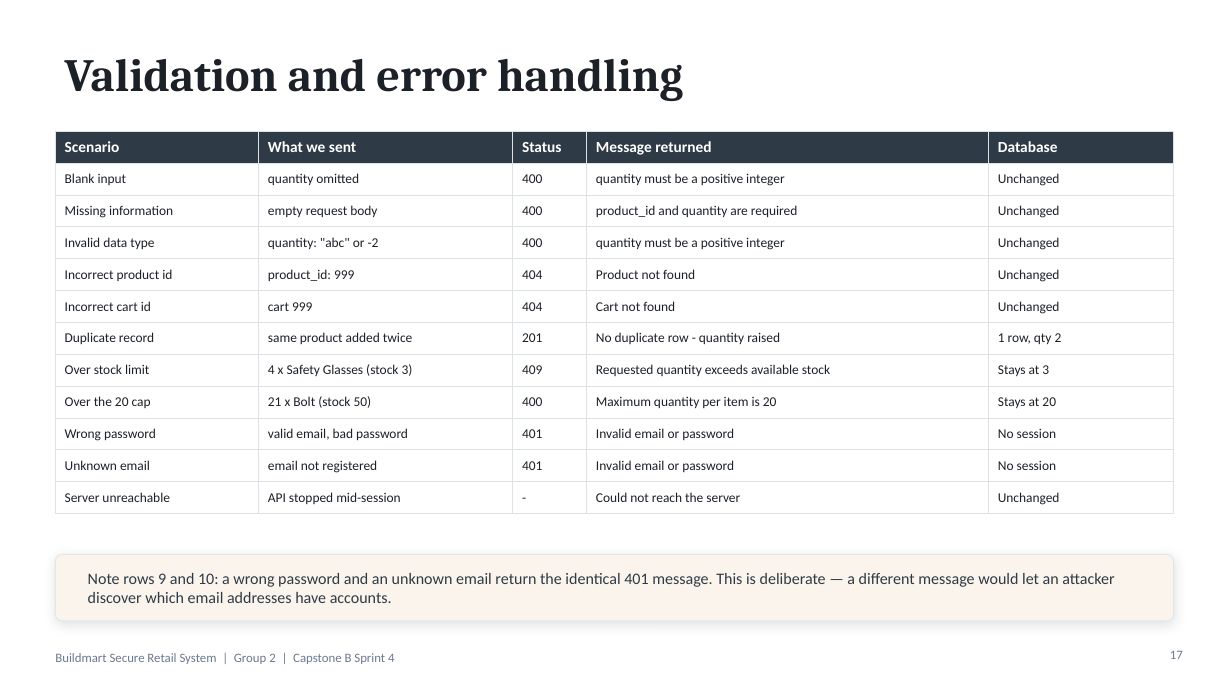
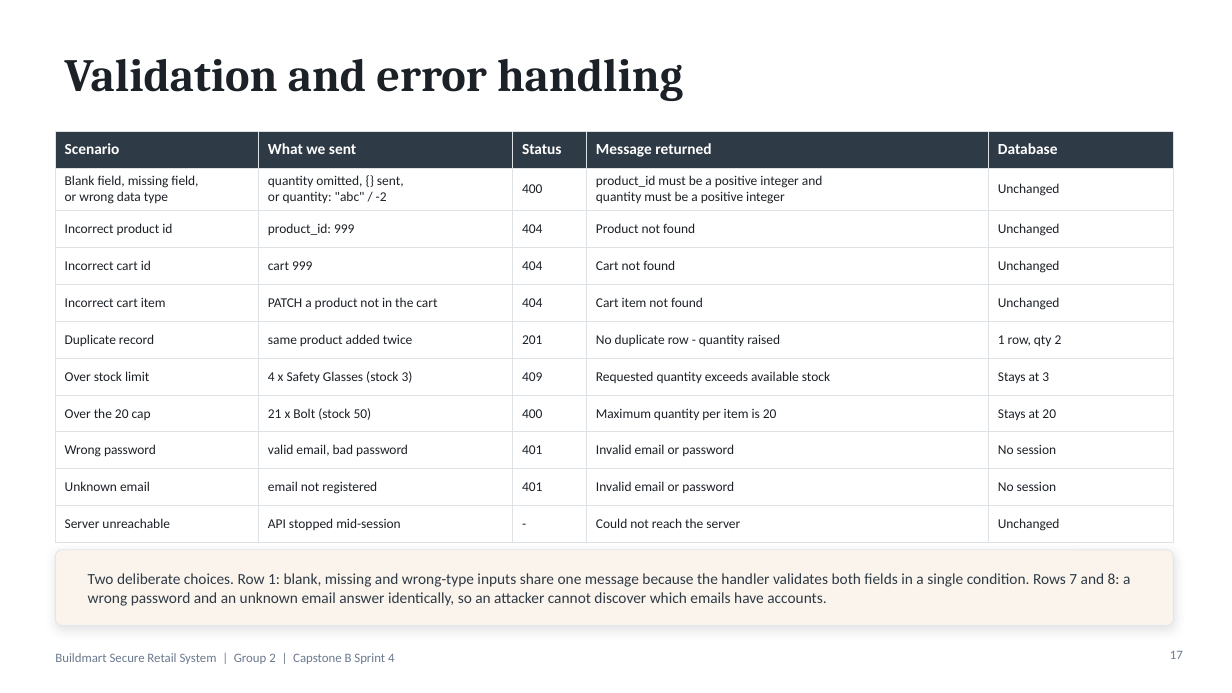
Before and after one commit to CapstoneAB/capstone_A_B, a slide deck: slide 17 of docs/sprint4/presentation/Buildmart-Sprint4-Final-Presentation.pptx. Drawn at 1232x693 pixels with LibreOffice and Linux fonts; fonts in the diff are those of the drawing. Boxes give left, top, right and bottom in pixels: in the first picture for what was removed or moved away, otherwise in the second. Text is boxed around its words. In the diff, an @@ line names an element or a change of style, - is before the commit and + after.

```diff
--- a/docs/sprint4/presentation/Buildmart-Sprint4-Final-Presentation.pptx
+++ b/docs/sprint4/presentation/Buildmart-Sprint4-Final-Presentation.pptx
@@ table at (55,131,1174,535) @@
-row 2: Blank input | quantity omitted | 400 | quantity must be a positive integer | Unchanged
-row 3: Missing information | empty request body | 400 | product_id and quantity are required | Unchanged
-row 4: Invalid data type | quantity: "abc" or -2 | 400 | quantity must be a positive integer | Unchanged
+row 2: Blank field, missing field, / or wrong data type | quantity omitted, {} sent, / or quantity: "abc" / -2 | 400 | product_id must be a positive integer and / quantity must be a positive integer | Unchanged
+row 5: Incorrect cart item | PATCH a product not in the cart | 404 | Cart item not found | Unchanged
@@ rounded rectangle: place and size @@
-rounded rectangle at (55,555,1174,621)
+rounded rectangle at (55,550,1174,626)
@@ rounded rectangle at (55,550,1174,626): proportions changed @@
@@ text at (88,573,1130,606): text changed; size 12.5 to 12 pt @@
-Note rows 9 and 10: a wrong password and an unknown email return the identical 401 message. This is deliberate — a different message would let an attacker discover which email addresses have accounts.
+Two deliberate choices. Row 1: blank, missing and wrong-type inputs share one message because the handler validates both fields in a single condition. Rows 7 and 8: a wrong password and an unknown email answer identically, so an attacker cannot discover which emails have accounts.
```
Also in this commit, not shown: 3 other files.
